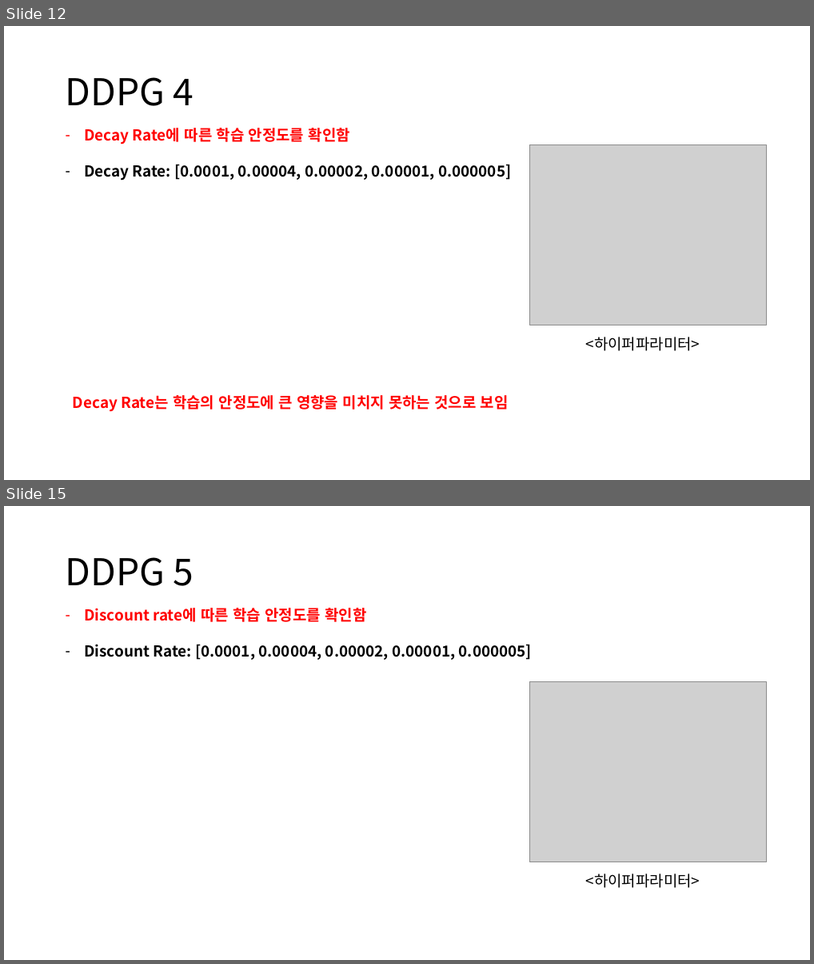
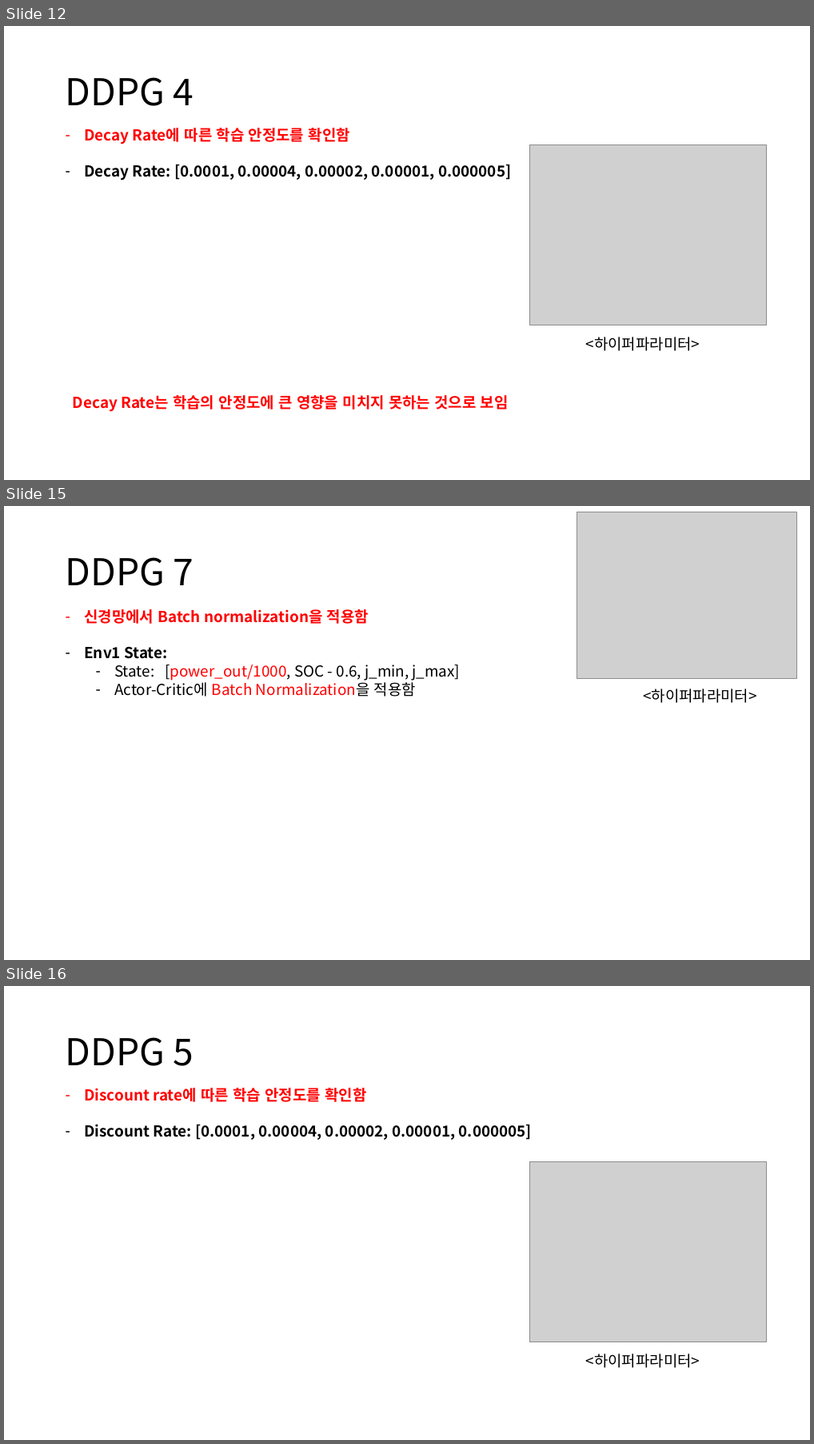
Before and after one commit to zidane89/experiment, a slide deck: 실험정리.pptx. Shown one above the other, each under a label of ours: slides 12 and 15 before the commit, slides 12, 15 and 16 after it; the slides between them are not shown. The pictures are 814x964 and 814x1444 pixels, drawn with LibreOffice and Linux fonts; fonts in the diff are those of the drawing; grey boxes stand for pictures. Boxes give left, top, right and bottom in pixels: in the first picture for what was removed or moved away, otherwise in the second. Text is boxed around its words. In the diff, an @@ line names an element or a change of style, - is before the commit and + after.

```diff
--- a/실험정리.pptx
+++ b/실험정리.pptx
@@ slide 15 added at (x1=4, y1=506, x2=810, y2=960), background #FFFFFF @@
@@ picture added at (x1=577, y1=512, x2=797, y2=679) @@
@@ title added at (x1=66, y1=557, x2=194, y2=586), 44 pt, text #000000 @@
+DDPG 7
@@ text added at (x1=84, y1=609, x2=461, y2=696), 18 pt, text #FF0000 @@
+– 신경망에서 Batch normalization을 적용함
+– Env1 State:
+  – State: [power_out/1000, SOC - 0.6, j_min, j_max]
+  – Actor-Critic에 Batch Normalization을 적용함
@@ text added at (x1=643, y1=688, x2=758, y2=703), 18 pt, text #000000 @@
+<하이퍼파라미터>
@@ what was slide 15 is now slide 16 @@
```
Also in this commit, not shown: 4 slides changed.
